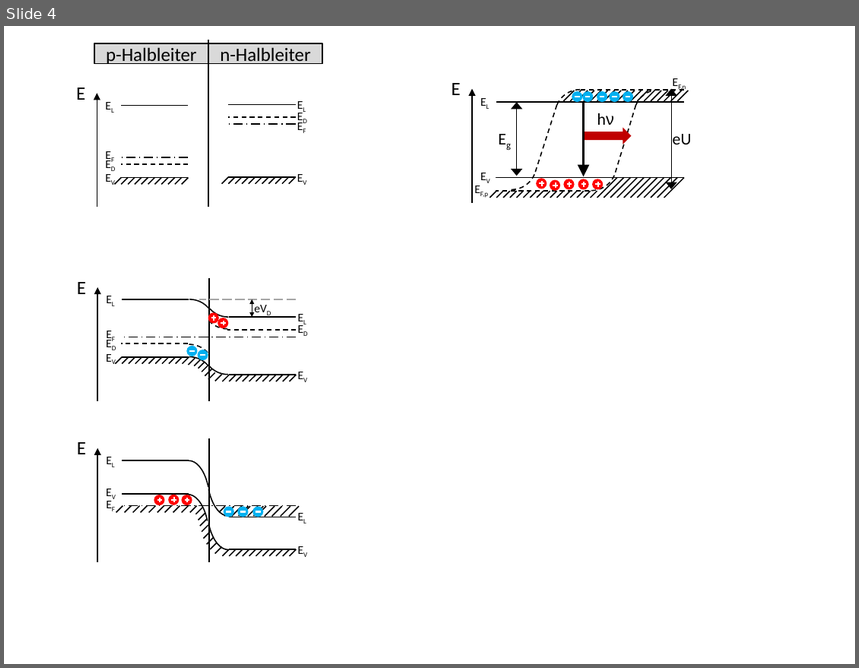
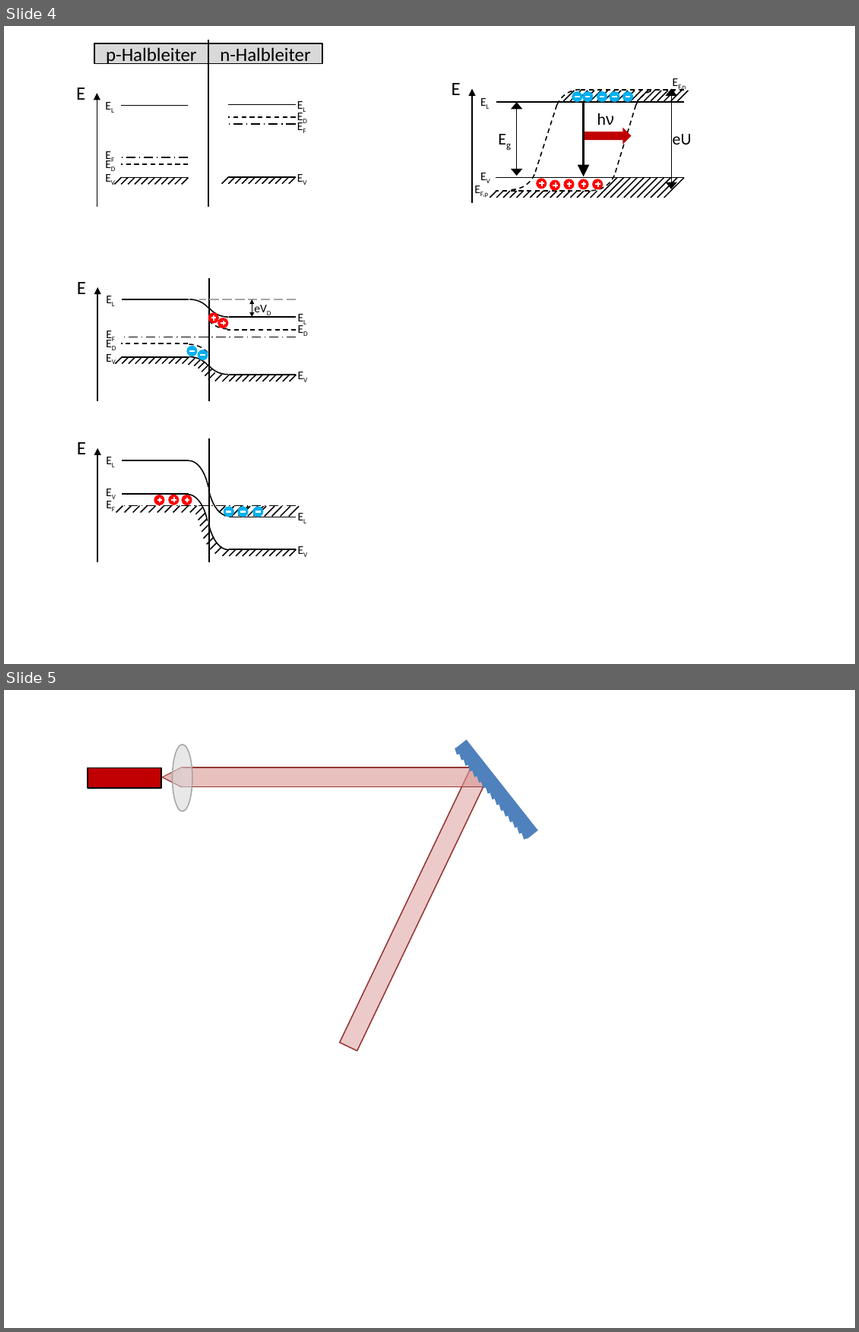
Before and after one commit to thfischbach/diplomarbeit, a slide deck: misc/zeichnungen.pptx. Shown one above the other, each under a label of ours: slide 4 before the commit, slides 4 and 5 after it. The pictures are 859x668 and 859x1332 pixels, drawn with LibreOffice and Linux fonts; fonts in the diff are those of the drawing. Boxes give left, top, right and bottom in pixels: in the first picture for what was removed or moved away, otherwise in the second. Text is boxed around its words. In the diff, an @@ line names an element or a change of style, - is before the commit and + after.

```diff
--- a/misc/zeichnungen.pptx
+++ b/misc/zeichnungen.pptx
@@ slide 5 added at box(4, 690, 855, 1328), background #FFFFFF @@
@@ ellipse added at box(173, 745, 193, 812), fill #D9D9D9 at 58% opacity, outline #A6A6A6 1 pt @@
@@ rectangle added at box(88, 768, 161, 789), fill #C00000, outline #000000 1 pt @@
@@ triangle added at box(163, 767, 182, 787), outline #953735 1 pt @@
@@ triangle added at box(164, 767, 183, 787), fill #E6B9B8 @@
@@ line added from (228, 768) to (181, 768), #953735 0.75 pt @@
@@ rectangle added at box(182, 768, 487, 787), fill #D99694 at 60% opacity, outline #953735 1 pt @@
@@ rectangle added at box(340, 768, 489, 1051), fill #D99694 at 50% opacity, outline #953735 1 pt @@
@@ line added from (228, 787) to (181, 787), #953735 0.75 pt @@
@@ group added at box(455, 740, 538, 840): 17 rectangles @@
```
Also in this commit, not shown: 8 other files.
